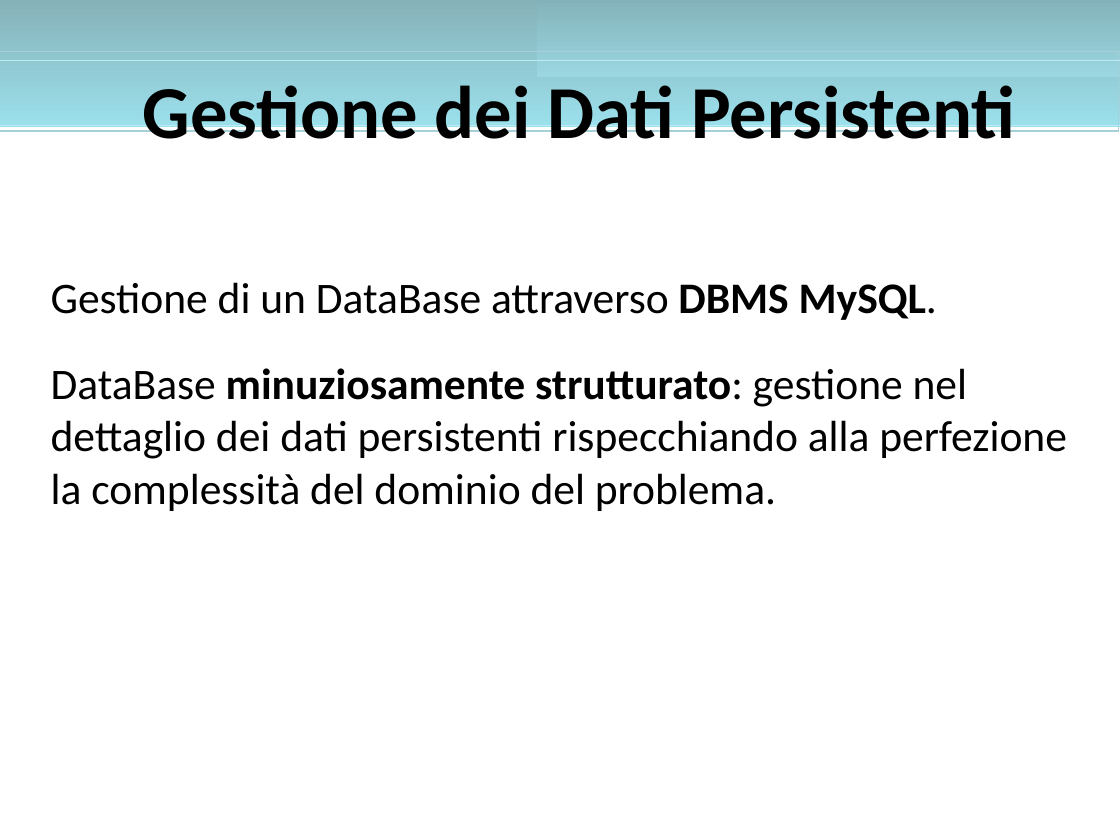
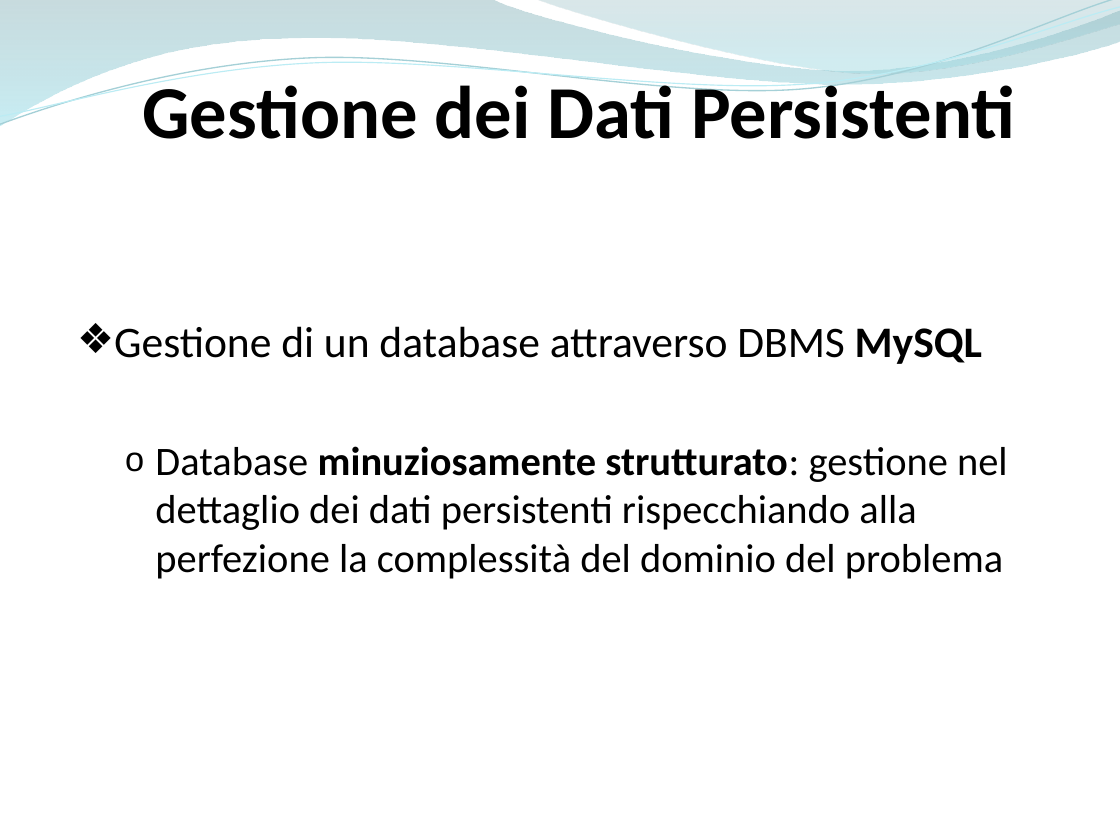
Before and after one commit to ammirate/at-silo, a slide deck: slide 20 of Presentazione/Atsilo1/Micco/Atsilo_A_Micco.pptx (slide 19 before the commit). Drawn at 1120x840 pixels with LibreOffice and Linux fonts; fonts in the diff are those of the drawing. Boxes give left, top, right and bottom in pixels: in the first picture for what was removed or moved away, otherwise in the second. Text is boxed around its words. In the diff, an @@ line names an element or a change of style, - is before the commit and + after.

```diff
--- a/Presentazione/Atsilo1/Micco/Atsilo_A_Micco.pptx
+++ b/Presentazione/Atsilo1/Micco/Atsilo_A_Micco.pptx
@@ rectangle removed at bbox=[0, 0, 1120, 127] @@
@@ freeform shape added at bbox=[0, 0, 1120, 127], fill gradient #86B2B9 to #9BE0EC @@
@@ freeform shape added at bbox=[0, 0, 1120, 131], outline #A5D0D7 0.85 pt @@
@@ freeform shape added at bbox=[0, 7, 1120, 125], outline #BBECF4 0.75 pt @@
@@ rectangle removed at bbox=[536, 0, 1120, 77] @@
@@ freeform shape added at bbox=[536, 0, 1120, 77], fill gradient #84B3BB to #9BD7E1 @@
@@ rectangle removed at bbox=[0, 52, 1119, 131] @@
@@ text "Gestione dei Dati Persistenti" rewrapped from bbox=[142, 85, 1015, 155] to bbox=[142, 76, 1015, 139] @@
@@ rectangle removed at bbox=[0, 60, 1120, 125] @@
@@ text at bbox=[114, 326, 1008, 579]: text changed; size 28 to 26 pt @@
-Gestione di un DataBase attraverso DBMS MySQL.
-DataBase minuziosamente strutturato: gestione nel dettaglio dei dati persistenti rispecchiando alla perfezione la complessità del dominio del problema.
+❖ Gestione di un database attraverso DBMS MySQL
+  o Database minuziosamente strutturato: gestione nel dettaglio dei dati persistenti rispecchiando alla perfezione la complessità del dominio del problema
```
Also in this commit, not shown: 16 other slides changed, 7 slides added, 6 slides removed.
